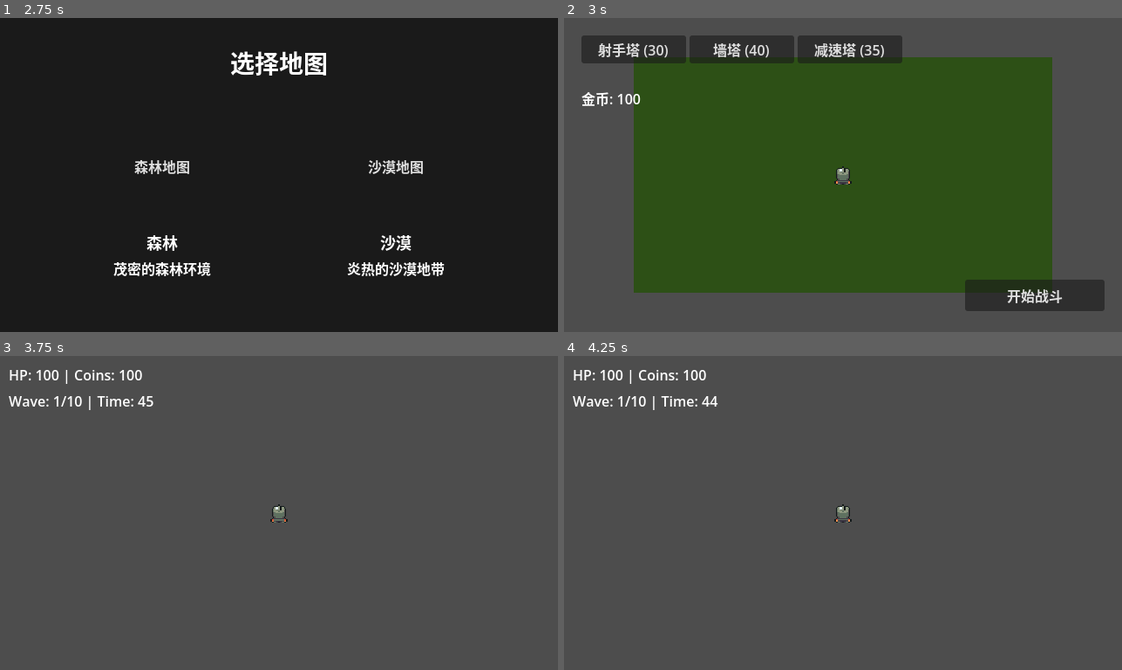
Above: before the commit, frames 1-4 (two rows, left to right).
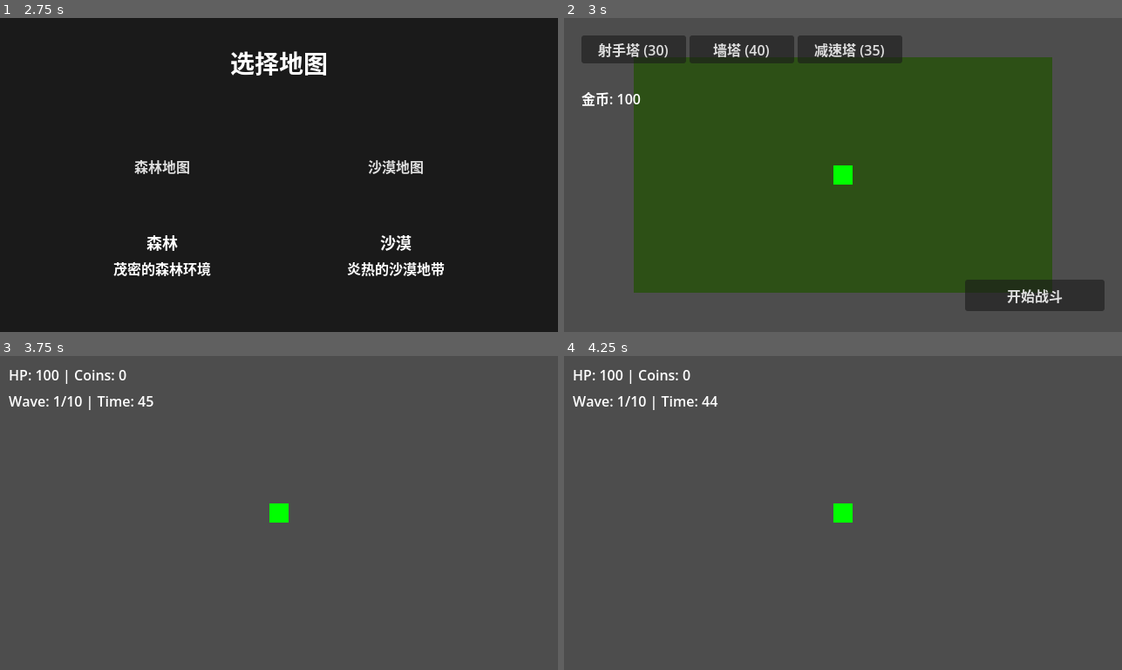
Above: after the commit, the same moments.

Repository: felang/utoland
Game: Godot game, scene res://scenes/ui/start_menu.tscn
Two runs of this game, one before a commit and one after it. Both use one fixed random seed, a clock stepped at 60 frames per second and the inputs below.
Inputs:
- Up to frame 1 (2.75 s): click "Start Game" at 0.5 s; click "战士" at 1.25 s; click "回旋镖" at 2 s
- Up to frame 2 (3 s): click "森林地图" at 2.75 s
- Up to frame 3 (3.75 s): click "开始战斗" at 3.5 s
- Up to frame 4 (4.25 s): no input

Frame 1 is identical in both runs. In frame 2, 0.2% of the frame differs, in the area x 48-52%, y 46-54%; in frame 3, 0.3%, in the area x 21-52%, y 4-54%; in frame 4, 0.3%.
Error in both runs: Invalid access to property or key 'warrior' on a base object of type 'Dictionary'. (res://scripts/core/game_data.gd:40)

Commit message:
feat: player 场景添加 Hurtbox 和 WeaponManager，删除 WeaponSystem
Co-Authored-By: Claude Sonnet 4.6 <noreply@anthropic.com>

Diff:
--- a/scenes/entities/player.tscn
+++ b/scenes/entities/player.tscn
@@ -3,11 +3,15 @@
 [ext_resource type="Script" uid="uid://bmd64dp53aq51" path="res://scripts/entities/player.gd" id="1_3vyb7"]
 [ext_resource type="Script" path="res://scripts/systems/camera_shake.gd" id="2_shake"]
 [ext_resource type="Script" path="res://scripts/components/health_component.gd" id="3_health"]
-[ext_resource type="Script" path="res://scripts/components/weapon_system.gd" id="4_weapon"]
 [ext_resource type="Script" path="res://scripts/components/sprite_animator.gd" id="5_sprite"]
+[ext_resource type="Script" path="res://scripts/entities/weapons/weapon_manager.gd" id="6_wmanager"]
+[ext_resource type="Script" path="res://scripts/components/hurtbox.gd" id="7_hurtbox"]
 
 [sub_resource type="RectangleShape2D" id="RectangleShape2D_3vyb7"]
 size = Vector2(30, 30)
+
+[sub_resource type="CircleShape2D" id="CircleShape2D_hurtbox"]
+radius = 12.0
 
 [node name="Player" type="CharacterBody2D" unique_id=2056081713]
 collision_mask = 18
@@ -29,8 +33,16 @@
 [node name="HealthComponent" type="Node" parent="."]
 script = ExtResource("3_health")
 
-[node name="WeaponSystem" type="Node" parent="."]
-script = ExtResource("4_weapon")
-
 [node name="SpriteAnimator" type="Node" parent="."]
 script = ExtResource("5_sprite")
+
+[node name="WeaponManager" type="Node" parent="."]
+script = ExtResource("6_wmanager")
+
+[node name="Hurtbox" type="Area2D" parent="."]
+collision_layer = 64
+collision_mask = 32
+script = ExtResource("7_hurtbox")
+
+[node name="CollisionShape2D" type="CollisionShape2D" parent="Hurtbox"]
+shape = SubResource("CircleShape2D_hurtbox")
